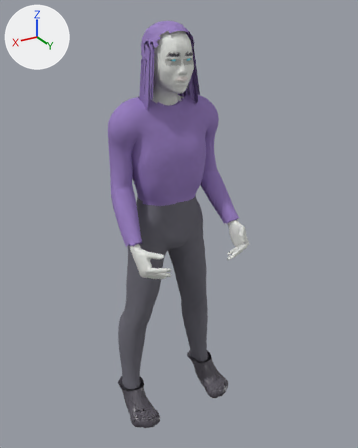
A saved change to the glTF model assets/characters/real/goblin_night.glb.
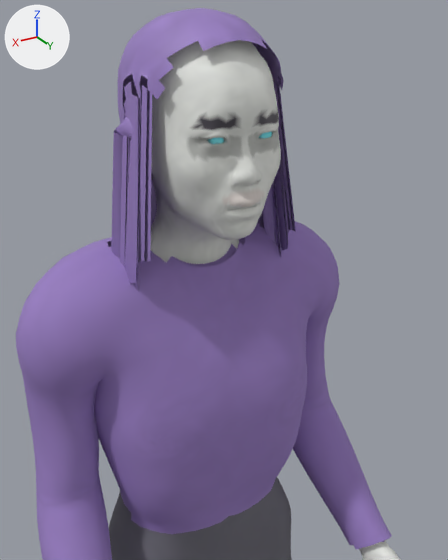
Each version is shown whole from a 50 mm camera at (0.891, 1.599, 1.598) aimed at (-0.018, 0.084, 0.84), then close up from a 50 mm camera at (0.337, 0.656, 1.563) aimed at (0.011, 0.111, 1.29). Lighting does not change. The marker at upper left points along +X, +Y and +Z. The older version's two pictures come first. Vertices at exactly the same position are counted once.

Objects in the first close-up: 'goblin_night'.
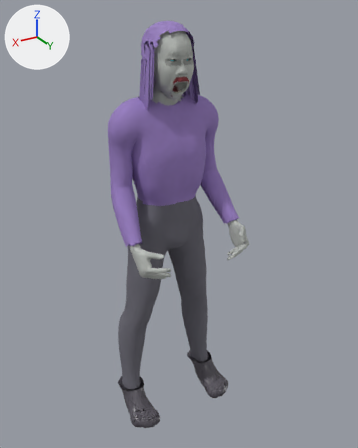
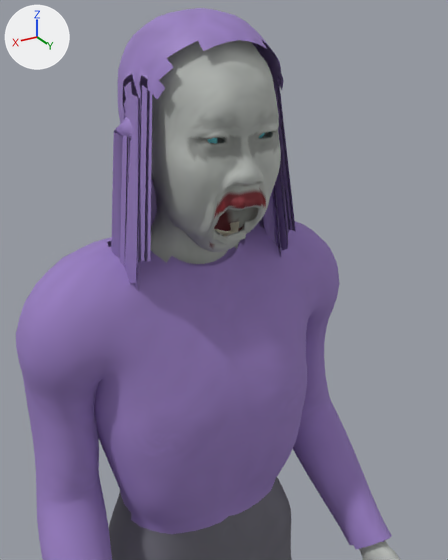
Diff of the bpy script that builds the scene:
```diff
--- a/assets/characters/real/goblin_night.glb.py
+++ b/assets/characters/real/goblin_night.glb.py
@@ mat_skin_night @@
+mat_skin_night = bpy.data.materials.new('skin_night')
+mat_skin_night.use_nodes = True; mat_skin_night.node_tree.nodes.clear()
+_N = mat_skin_night.node_tree.nodes; _L = mat_skin_night.node_tree.links
+n0 = _N.new('ShaderNodeBsdfPrincipled'); n0.name = 'Principled BSDF'
+n0.inputs[2].default_value = 0.75  # 'Roughness'
+n1 = _N.new('ShaderNodeOutputMaterial'); n1.name = 'Material Output'
+n2 = _N.new('ShaderNodeVertexColor'); n2.name = 'Color Attribute'
+_L.new(n0.outputs[0], n1.inputs[0])  # 'BSDF' to 'Surface'
+_L.new(n2.outputs[0], n0.inputs[0])  # 'Color' to 'Base Color'
@@ me_goblin_night @@
 me_goblin_night.from_pydata(...)  # 17884 vertices, 35312 faces; spans x -0.24..0.24, y -0.09..0.3, z -0.02..1.57
 # used by ob_goblin_night; location = (0.0, 0.0, 0.0)
+# me_goblin_night part 1: the loose piece of 72 vertices spanning x -0.04..-0.01, y 0.1..0.13, z 1.44..1.46 is moved by (0.0, -0.01, 0.0)
+# me_goblin_night part 2: the loose piece of 72 vertices spanning x 0.01..0.04, y 0.1..0.13, z 1.44..1.46 is moved by (0.0, -0.01, 0.0)
+# me_goblin_night part 3: the loose piece of 68 vertices spanning x -0.03..0.03, y 0.08..0.13, z 1.36..1.38 is turned -23 degrees about the x axis through its middle and scaled by 1.09, then moved by (0.0, -0.04, -0.03)
+# me_goblin_night part 4: 865 of 17884 vertices moved; they spanned x -0.06..0.06, y 0.05..0.14, z 1.33..1.41 and now span x -0.06..0.06, y 0.04..0.15, z 1.31..1.4; mean shift (0.0, -0.02, -0.02); largest move (0.0, 0.12, 1.34) -> (0.0, 0.08, 1.31)
+# me_goblin_night part 5: 15076 faces spanning x -0.23..0.23, y -0.06..0.3, z 0.72..1.55 switch from mat_skin to mat_skin_night
 me_goblin_night.materials.append(mat_shirt)
```

Pixel boxes (x1, y1, x2, y2) of what changed, in the close-ups (448 x 560 px; the box of a moved part takes in the faces that stretch with it):
part 1 of me_goblin_night, moved or reshaped (mostly hidden): before (259, 132, 273, 138); after (259, 133, 265, 138)
part 2 of me_goblin_night, moved or reshaped (mostly hidden): before (207, 138, 224, 144); after (207, 138, 218, 143)
part 3 of me_goblin_night, moved or reshaped (not visible before): after (213, 222, 239, 237)
part 4 of me_goblin_night, moved or reshaped: before (154, 165, 280, 244); after (154, 170, 279, 252)
part 5 of me_goblin_night, recoloured: (150, 40, 401, 560) in both
